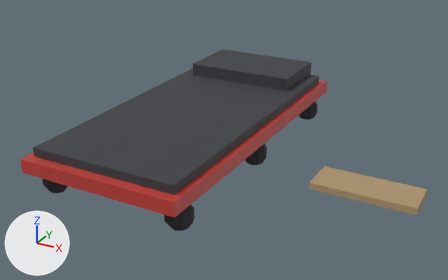
An edit to the glTF model assets/decor/creeper.glb, drawn before and after from the same camera.
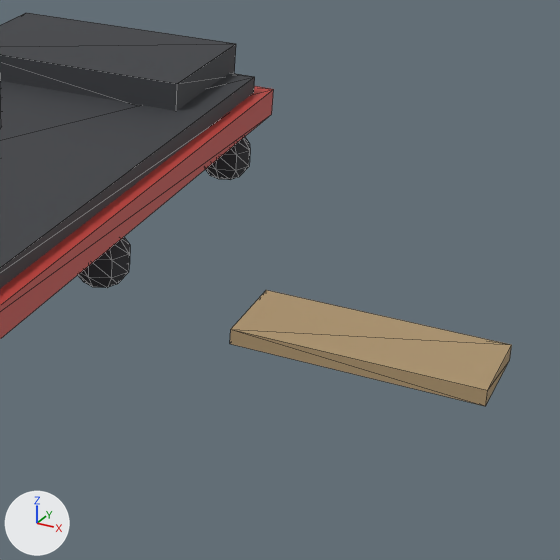
There are two pictures of each version: one whole from a 50 mm lens placed at (0.938, -1.534, 0.72), pointed at (0.127, -0.059, -0.017), one close up on the part from 47% to 100% of the width and 16% to 100% of the height. Every picture has the same lights, and +X, +Y and +Z are marked at lower left. The older version's two pictures come first. The close-ups show mesh edges as thin lines. Vertices at exactly the same position are counted once.

Names of what the first close-up shows: 'creeper'.
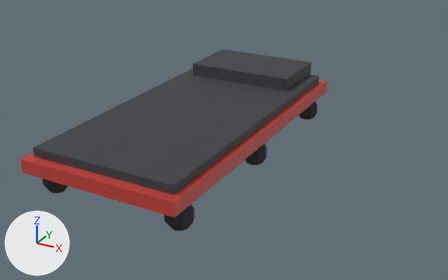
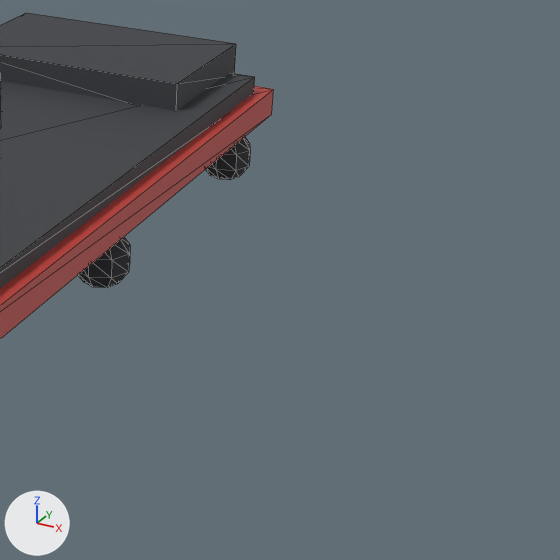
The newer file is also turned or shifted as a whole; pictures and numbers use the older file's frame.

Changed parts and their boxes [x1, y1, x2, y2] in the close-ups (560 x 560 px):
'creeper', reshaped: before [0, 13, 512, 406]; after [0, 13, 274, 339]
part 1 of me_cube_004, deleted (beige): before [230, 290, 512, 406]

The edits, one by one:
me_cube_004 is used by ob_creeper; location (0.0, 0.0, 0.0).
me_cube_004 had 308 vertices, 552 faces and spanned x -0.24..0.7, y -0.5..0.5, z -0.11..0.085.
me_cube_004 now has 300 vertices, 540 faces and spans x -0.24..0.24, y -0.5..0.5, z -0.105..0.085.
me_cube_004 part 1: the loose piece of 8 vertices spanning x 0.4..0.7, y -0.06..0.06, z -0.11..-0.09 is deleted.
me_cube_004 no longer uses material mat_kartonp (beige #ad956f).
